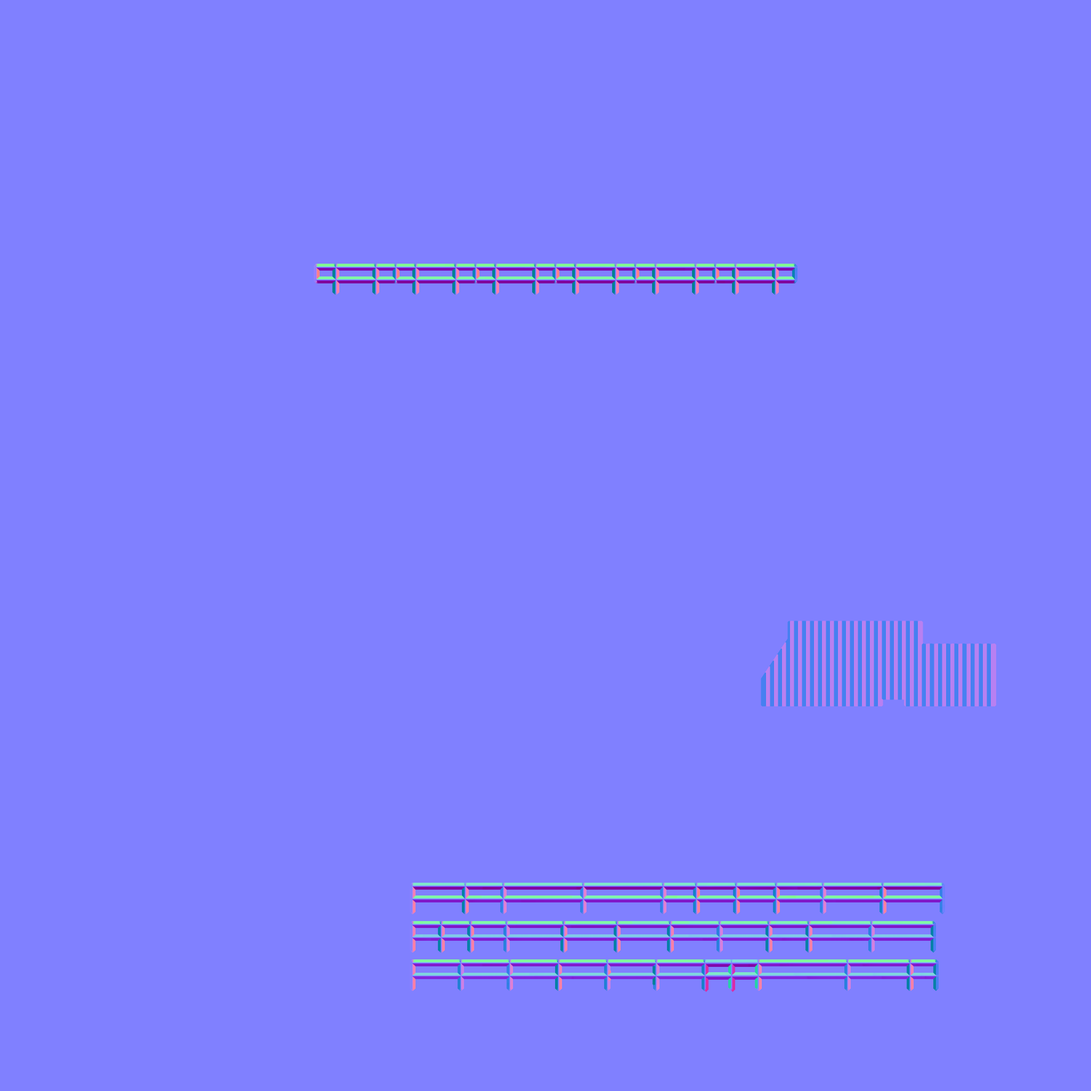
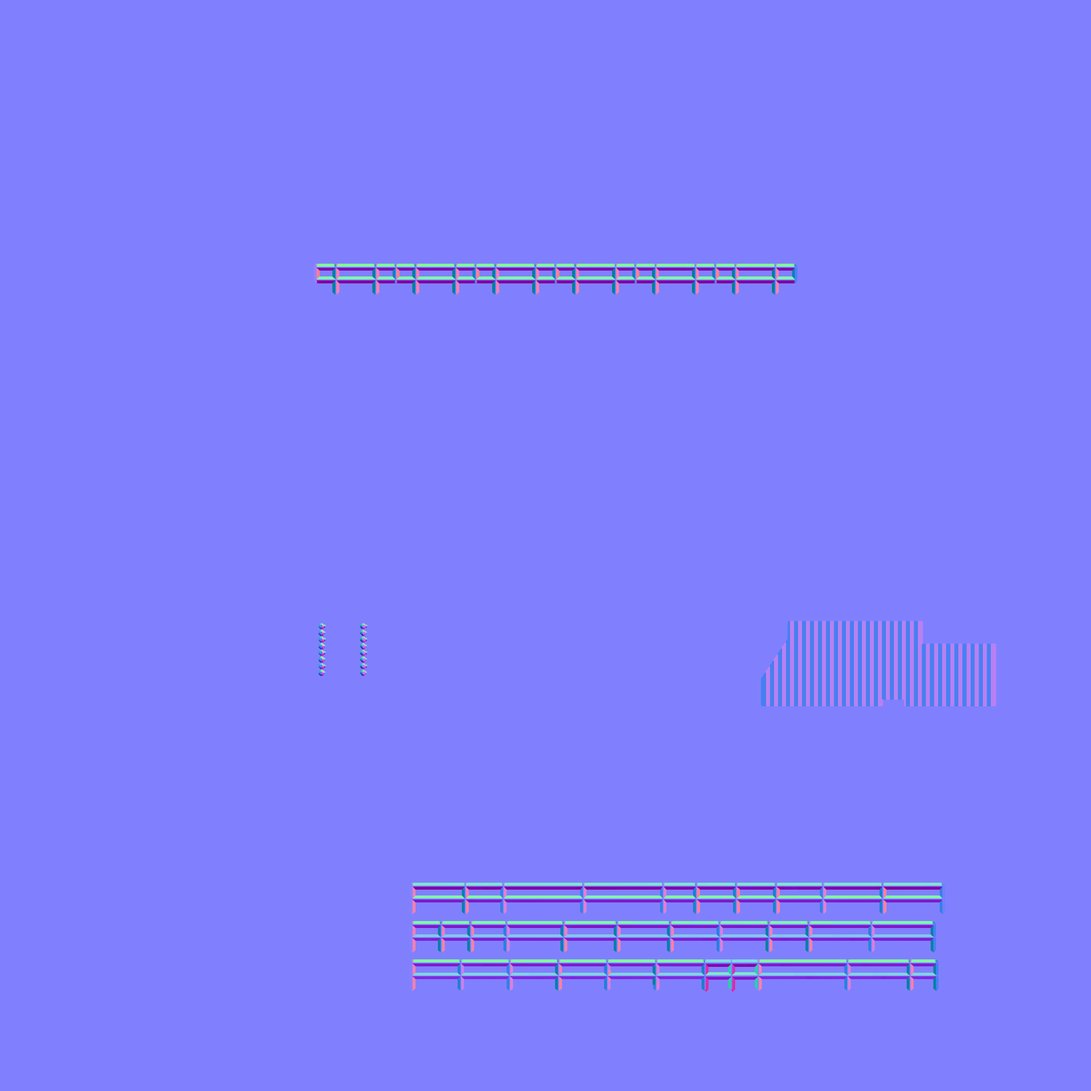
Before/after of a 1091 × 1091 layered artwork. What changed in the layer stack:
painted on "Background" over 318, 623, 368, 677
